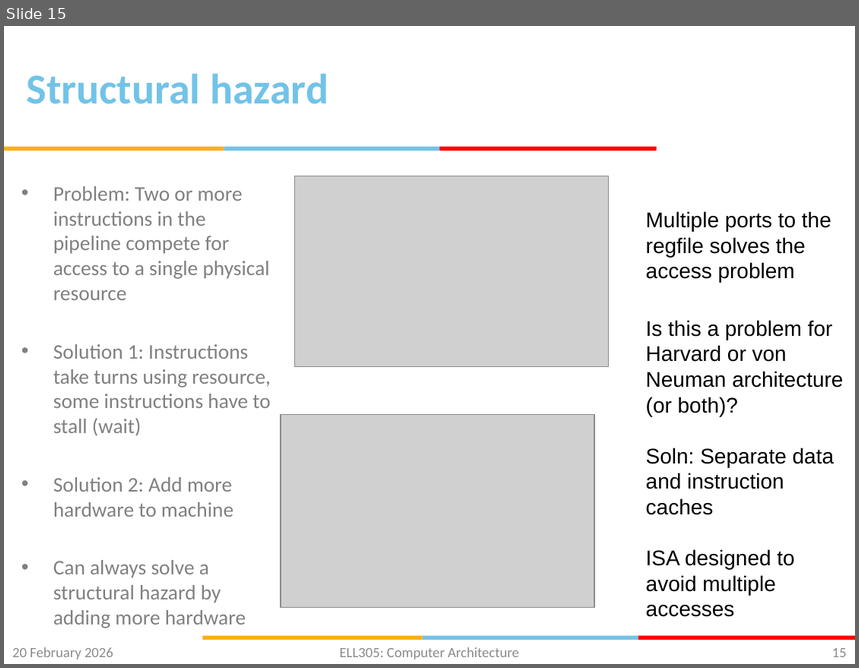
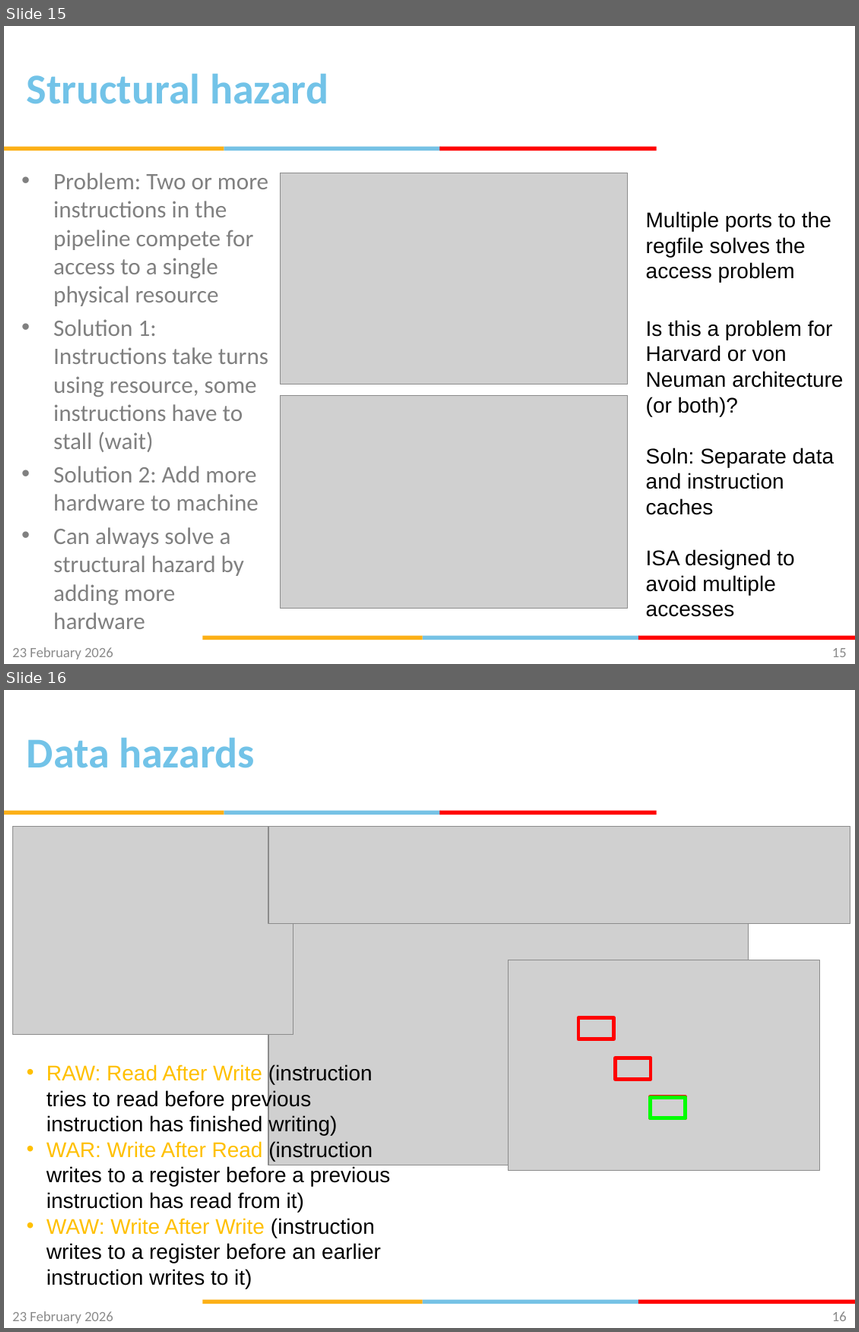
Before and after one commit to gsaurabhr-teaching/csf342-material, a slide deck: Lec-15-19-pipelined-cpu.pptx. Shown one above the other, each under a label of ours: slide 15 before the commit, slides 15 and 16 after it. The pictures are 859x668 and 859x1332 pixels, drawn with LibreOffice and Linux fonts; fonts in the diff are those of the drawing; grey boxes stand for pictures; background and template pictures are left out. Boxes give left, top, right and bottom in pixels: in the first picture for what was removed or moved away, otherwise in the second. Text is boxed around its words. In the diff, an @@ line names an element or a change of style, - is before the commit and + after.

Commit message:
structural and data hazards

```diff
--- a/Lec-15-19-pipelined-cpu.pptx
+++ b/Lec-15-19-pipelined-cpu.pptx
@@ slide 16 added at bbox=[4, 690, 855, 1328], background #FFFFFF; not listed: 6 template elements that a slide beside it also shows @@
@@ title added at bbox=[27, 737, 254, 768], 36 pt, text #72C3E8, bold @@
+Data hazards
@@ picture added at bbox=[12, 826, 293, 1035] @@
@@ picture added at bbox=[268, 826, 749, 1165] @@
@@ picture added at bbox=[268, 826, 850, 924] @@
@@ picture added at bbox=[508, 961, 819, 1171] @@
@@ rectangle added at bbox=[579, 1018, 614, 1039], outline #FF0000 3 pt @@
@@ text added at bbox=[47, 1064, 391, 1289], 18 pt, text #000000 @@
+• RAW: Read After Write (instruction tries to read before previous instruction has finished writing)
+• WAR: Write After Read (instruction writes to a register before a previous instruction has read from it)
+• WAW: Write After Write (instruction writes to a register before an earlier instruction writes to it)
@@ rectangle added at bbox=[615, 1059, 651, 1080], outline #FF0000 3 pt @@
@@ rectangle added at bbox=[650, 1097, 686, 1118], outline #FF0000 3 pt @@
@@ rectangle added at bbox=[650, 1097, 686, 1118], outline #00FF00 3 pt @@
@@ text added at bbox=[12, 1312, 113, 1324], 12 pt, text #8C8C8C @@
+23 February 2026
@@ page number added at bbox=[832, 1312, 847, 1322], 12 pt, text #898989 @@
+16
@@ slide 15 changed as well @@
@@ text "Problem: Two or more instructions ...": place and size @@
-text "Problem: Two or more instructions ..." at bbox=[53, 186, 271, 629]
+text "Problem: Two or more instructions ..." at bbox=[53, 173, 268, 629]
@@ text "Problem: Two or more instructions ..." at bbox=[53, 173, 268, 629]: size 17.6 to 20 pt @@
@@ picture: place and size @@
-picture at bbox=[295, 176, 609, 366]
+picture at bbox=[281, 173, 628, 385]
@@ picture: place and size @@
-picture at bbox=[281, 415, 595, 607]
+picture at bbox=[280, 395, 627, 609]
@@ text at bbox=[12, 648, 113, 660]: text changed @@
-20 February 2026
+23 February 2026
@@ text removed at bbox=[340, 648, 519, 660] @@
-ELL305: Computer Architecture
```
Also in this commit, not shown: 14 other slides changed, 4 other slides added.
